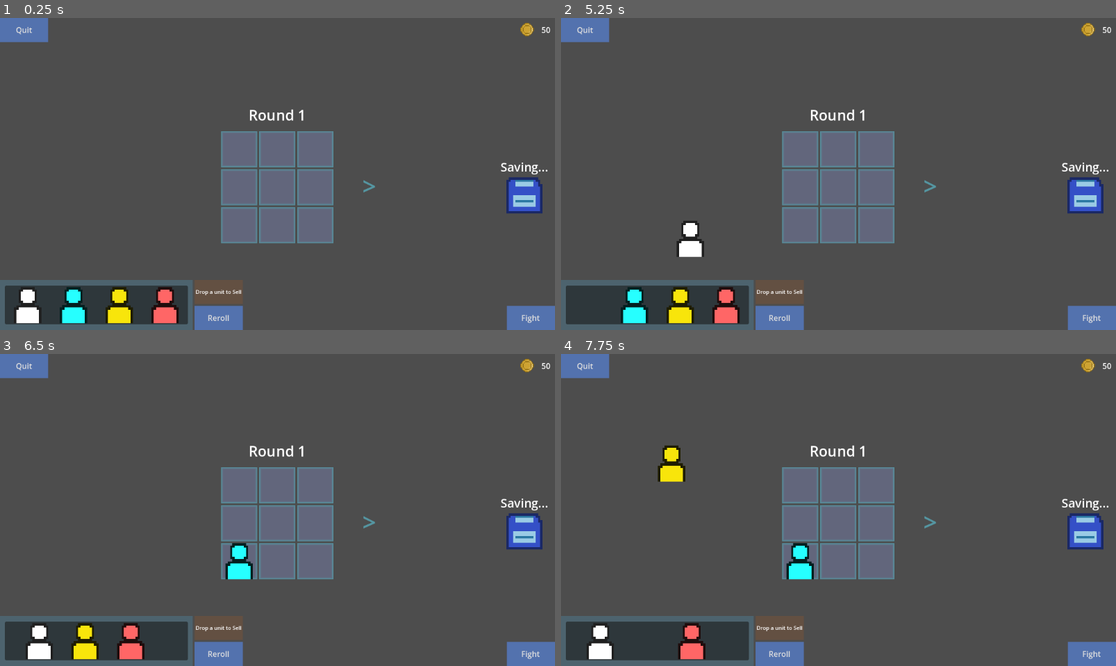
Above: before the commit, frames 1-4 (two rows, left to right).
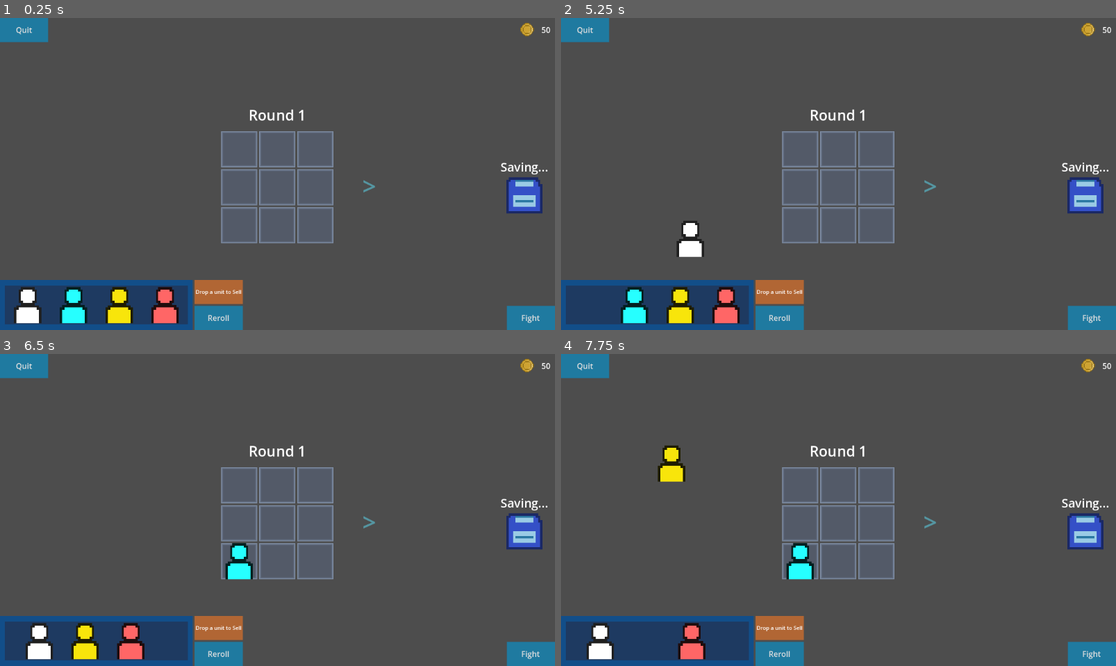
Above: after the commit, the same moments.

Repository: FontysRyan/PizzaProject1St2
Game: Godot game, scene res://Scenes/Buildscreen.tscn
The game is run twice, just before and just after one commit, with the same random seed, the same clock (stepped at 60 frames per second) and the same inputs.
Inputs (mouse positions are in pixels of both pictures, inside the frame that each line leads up to):
- Up to frame 1 (0.25 s): no input
- Up to frame 2 (5.25 s): click "Reroll" at 0.5 s; click "Fight" at 1.25 s; click "Reroll" at 2 s; click "Fight" at 2.75 s; click "Reroll" at 3.5 s; click "Fight" at 4.25 s; tap Enter at 5 s; drag from (588, 305) to (894, 105) at 5.02 s
- Up to frame 3 (6.5 s): drag from (72, 641) to (249, 572) at 5.77 s
- Up to frame 4 (7.75 s): move the mouse to (799, 559) at 6.52 s; click (799, 559) at 6.67 s; tap Space at 7.25 s; drag from (644, 641) to (672, 463) at 7.27 s

The runs differ from the first frame. In frame 1, 6.9% of the frame differs, in the area x 0-100%, y 0-100%; in frame 2, 7.4%; in frame 3, 7.4%; in frame 4, 7.8%.

Commit message:
Update UI style colors and add new panel style
Adjusted several StyleBoxFlat color values for improved UI appearance and consistency. Added a new StyleBoxFlat_14f0d resource and applied it as a theme override for a panel in the BottomBar MarginContainer.

Diff:
--- a/Assets/UI/BuildScreen (updating).tscn
+++ b/Assets/UI/BuildScreen (updating).tscn
@@ -7,31 +7,34 @@
 [ext_resource type="Texture2D" uid="uid://boq8n1qyyrldk" path="res://Assets/Sprites/UI related sprites/puixel-icons/icons/flat/user-person.png" id="5_33jvu"]
 
 [sub_resource type="StyleBoxFlat" id="StyleBoxFlat_gperi"]
-bg_color = Color(0.4862745, 0.61960787, 0.7176471, 0.92941177)
+bg_color = Color(0.07058824, 0.30588236, 0.5372549, 1)
 
 [sub_resource type="StyleBoxFlat" id="StyleBoxFlat_s1iif"]
 bg_color = Color(0.8007565, 0.49518055, 0.5903154, 1)
 draw_center = false
 
 [sub_resource type="StyleBoxFlat" id="StyleBoxFlat_k2x8r"]
-bg_color = Color(0.32697207, 0.44706702, 0.6812702, 1)
+bg_color = Color(0, 0.6039216, 0.85882354, 0.5882353)
 
 [sub_resource type="StyleBoxFlat" id="StyleBoxFlat_rs5d1"]
-bg_color = Color(0.54488236, 0.5812897, 0.82444507, 0.3529412)
+bg_color = Color(0.34901962, 0.4117647, 0.5294118, 0.4745098)
 border_width_left = 5
 border_width_top = 5
 border_width_right = 5
 border_width_bottom = 5
-border_color = Color(0.3647059, 0.88235295, 0.9764706, 0.49411765)
+border_color = Color(0.54509807, 0.60784316, 0.7058824, 1)
 border_blend = true
 
 [sub_resource type="StyleBoxFlat" id="StyleBoxFlat_33jvu"]
-bg_color = Color(0.3019608, 0.47843137, 0.5686275, 0.49411765)
+bg_color = Color(0.07058824, 0.30588236, 0.5372549, 1)
 
 [sub_resource type="StyleBoxEmpty" id="StyleBoxEmpty_rs5d1"]
 
+[sub_resource type="StyleBoxFlat" id="StyleBoxFlat_14f0d"]
+bg_color = Color(0.1539, 0.17324999, 0.27, 0.5882353)
+
 [sub_resource type="StyleBoxFlat" id="StyleBoxFlat_ahrpf"]
-bg_color = Color(0.6239458, 0.34506497, 0.14683115, 0.27058825)
+bg_color = Color(0.96862745, 0.47058824, 0.13725491, 0.5882353)
 
 [node name="Control" type="Control"]
 layout_mode = 3
@@ -429,6 +432,7 @@
 grow_vertical = 2
 mouse_filter = 2
 mouse_force_pass_scroll_events = false
+theme_override_styles/panel = SubResource("StyleBoxFlat_14f0d")
 
 [node name="VBoxContainer" type="VBoxContainer" parent="MarginContainer/BottomBar"]
 layout_mode = 2
Not shown: 1 places in Assets/UI/BuildScreen (updating).tscn that only renumber resources
